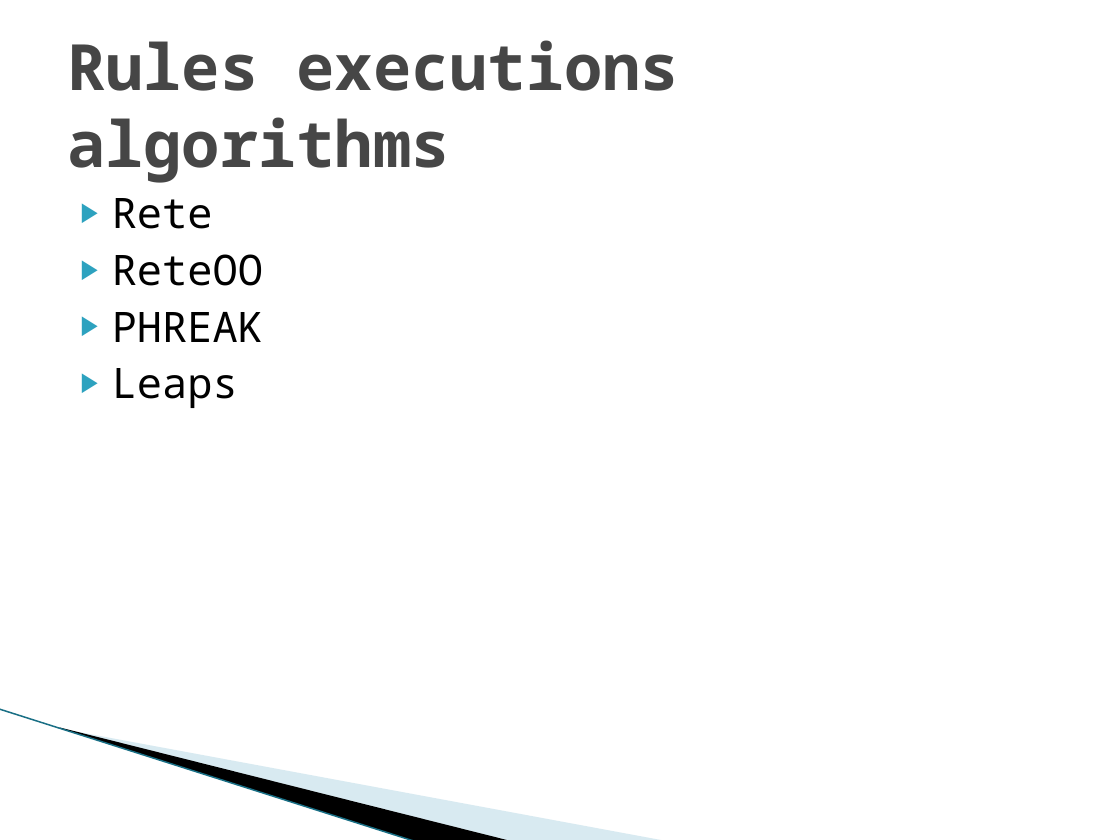
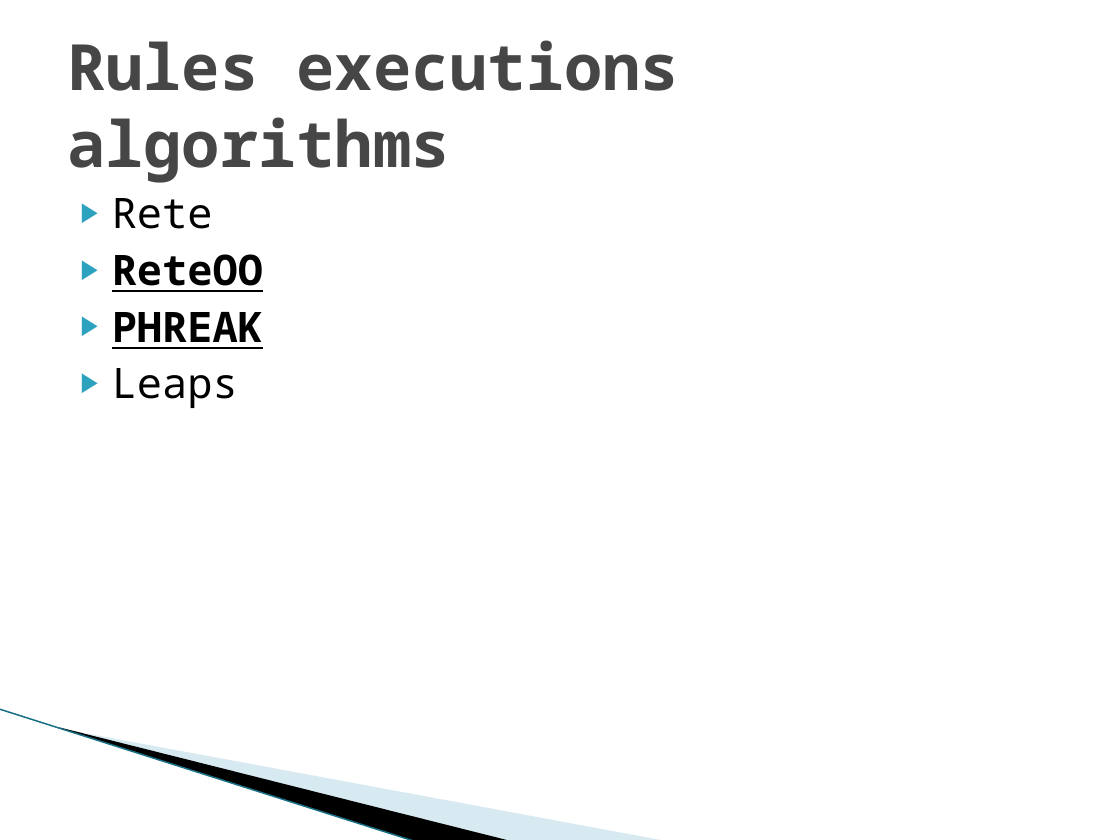
Before and after one commit to gspandy/drools-presentation-and-examples, a slide deck: slide 8 of drools-business-rules-engine.pptx. Drawn at 1120x840 pixels with LibreOffice and Linux fonts; fonts in the diff are those of the drawing; background and template pictures are left out. Boxes give left, top, right and bottom in pixels: in the first picture for what was removed or moved away, otherwise in the second. Text is boxed around its words. In the diff, an @@ line names an element or a change of style, - is before the commit and + after.

```diff
--- a/drools-business-rules-engine.pptx
+++ b/drools-business-rules-engine.pptx
@@ text at box(112, 254, 263, 349): bold on, underline on in "ReteOO", "PHREAK" @@
```
Also in this commit, not shown: 1 other slide changed, 11 other files.
